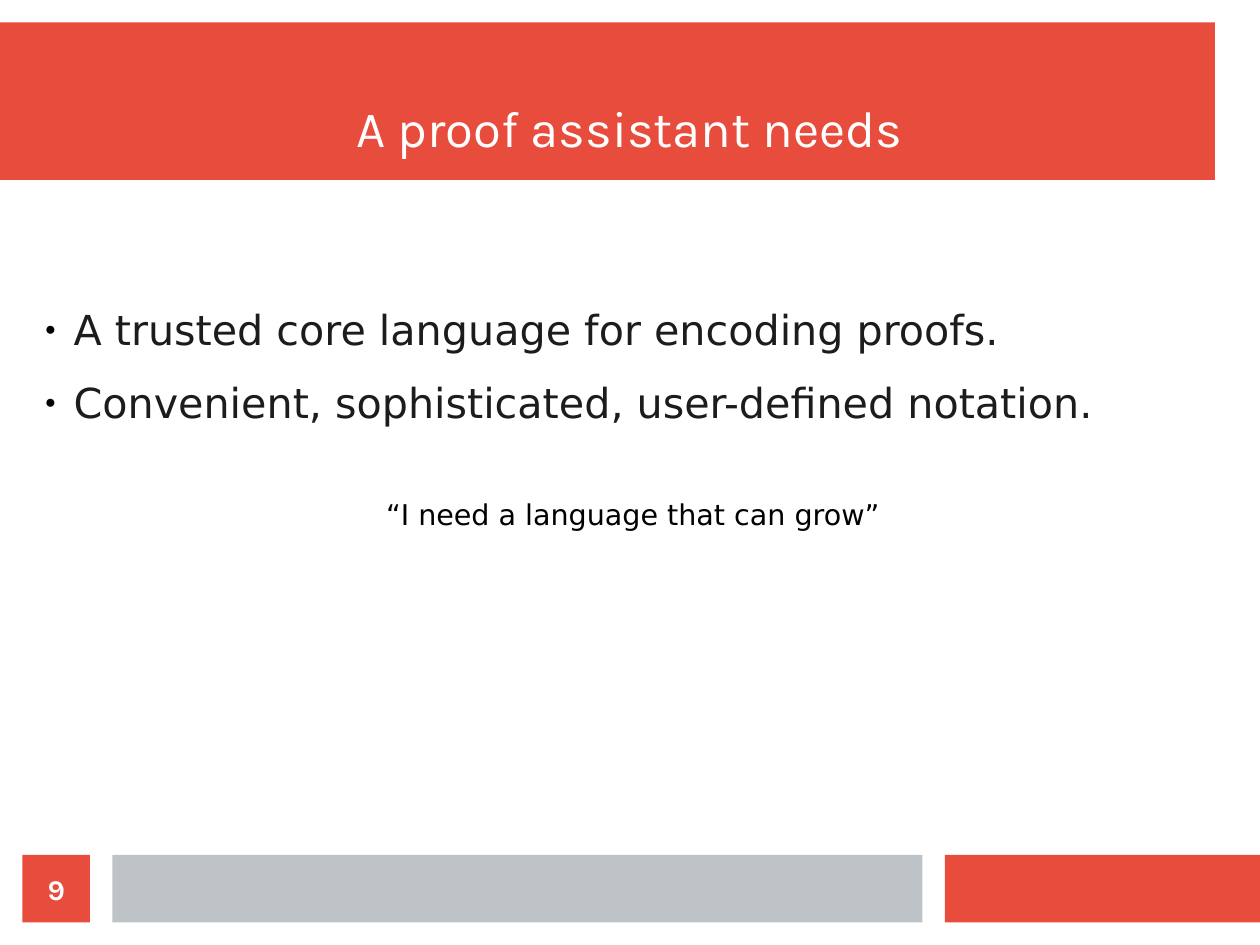
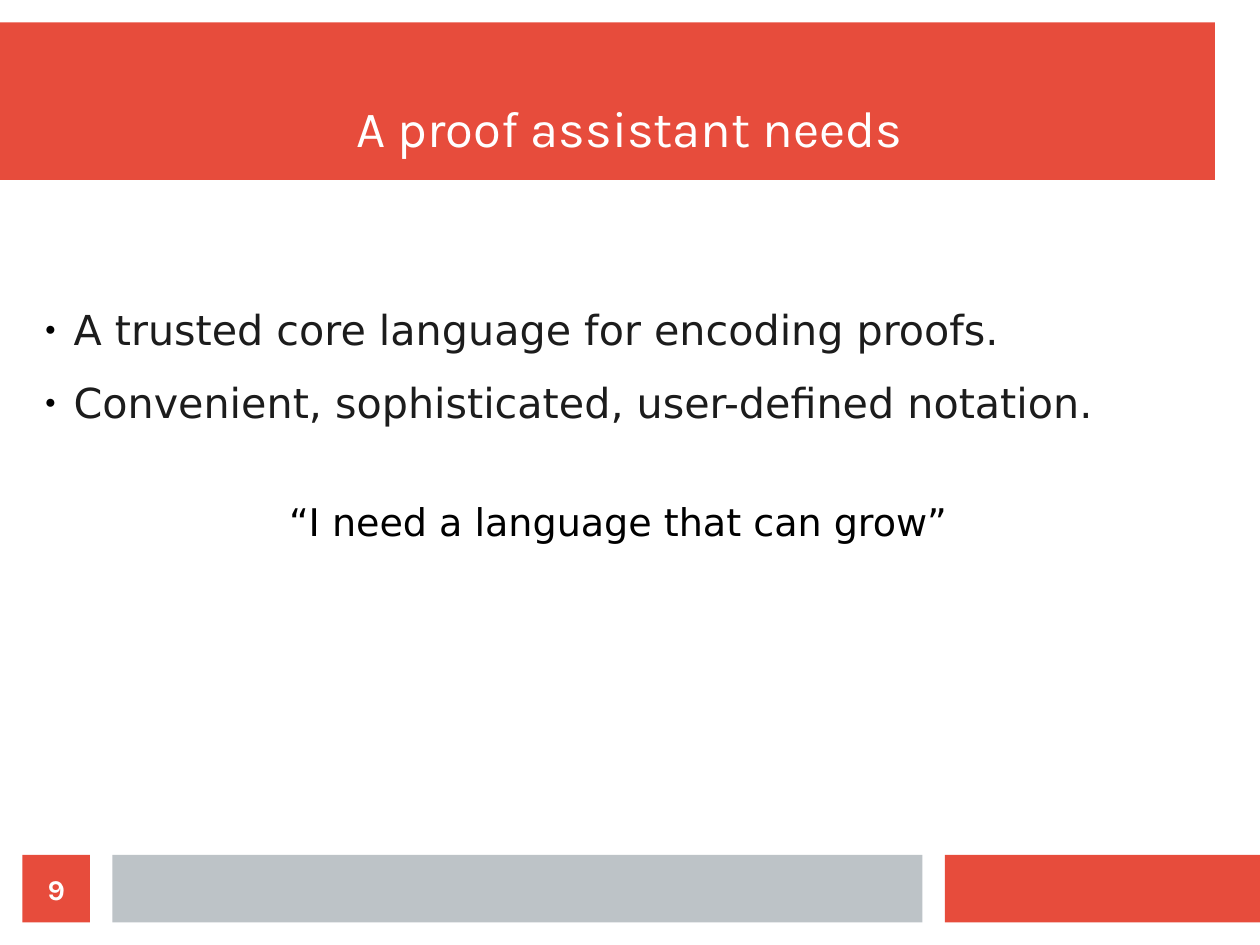
Before and after one commit to wilbowma/cur, a slide deck: slide 9 of hope-2016/slides.odp. Drawn at 1260x945 pixels with LibreOffice and Linux fonts; fonts in the diff are those of the drawing. Boxes give left, top, right and bottom in pixels: in the first picture for what was removed or moved away, otherwise in the second. Text is boxed around its words. In the diff, an @@ line names an element or a change of style, - is before the commit and + after.

```diff
--- a/hope-2016/slides.odp
+++ b/hope-2016/slides.odp
@@ text "“I need a language that ...": place and size @@
-text "“I need a language that ..." at box(386, 503, 880, 531)
+text "“I need a language that ..." at box(289, 507, 947, 544)
@@ text "“I need a language that ..." at box(289, 507, 947, 544): size 18 to 24 pt @@
```
Also in this commit, not shown: 6 other slides changed, 2 slides added.
